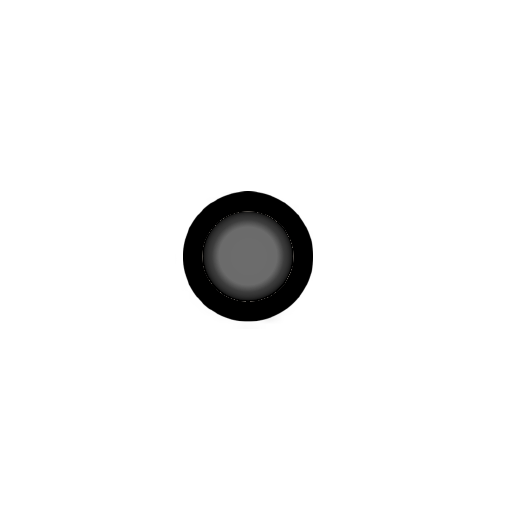
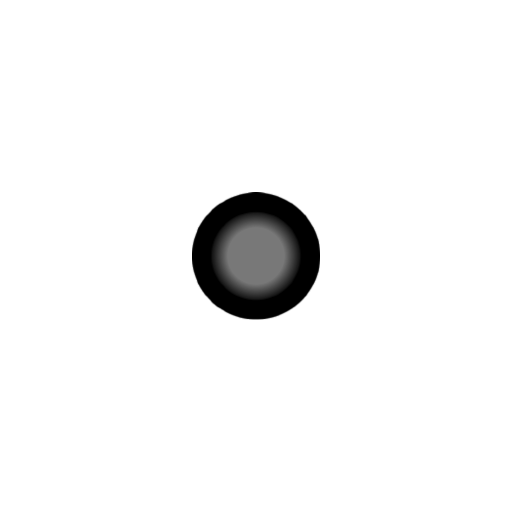
Comparing the layer stacks of the two 512×512 images. Changes:
removed layer "Hand.png" over [183, 191, 313, 329]
added layer "firstShade" above "offhandclean" over [209, 210, 303, 302]
added layer "offhandclean" (51%) above "secondShade" over [209, 210, 303, 302]
added layer "HandIcon_north.png" over [192, 192, 320, 320]
